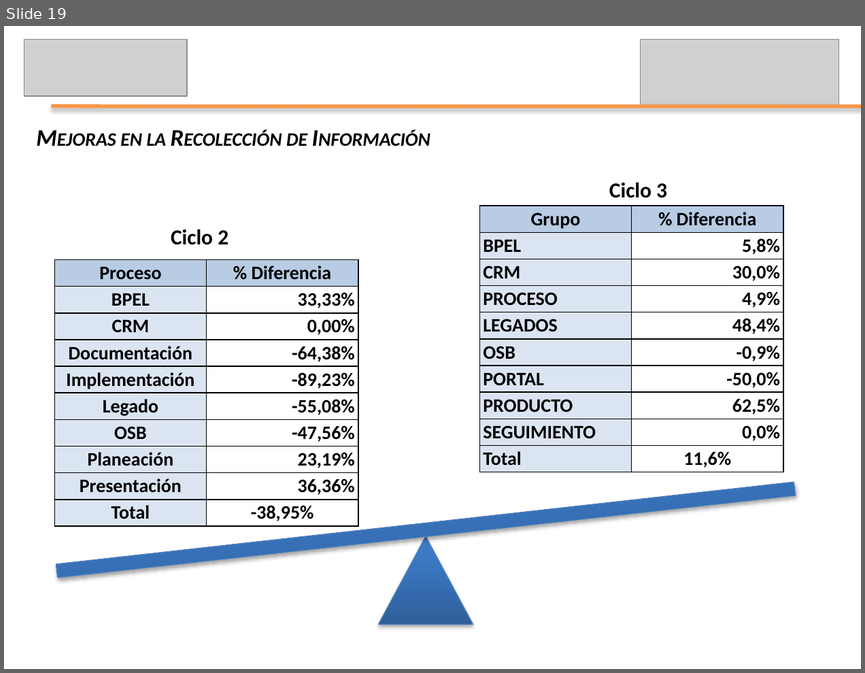
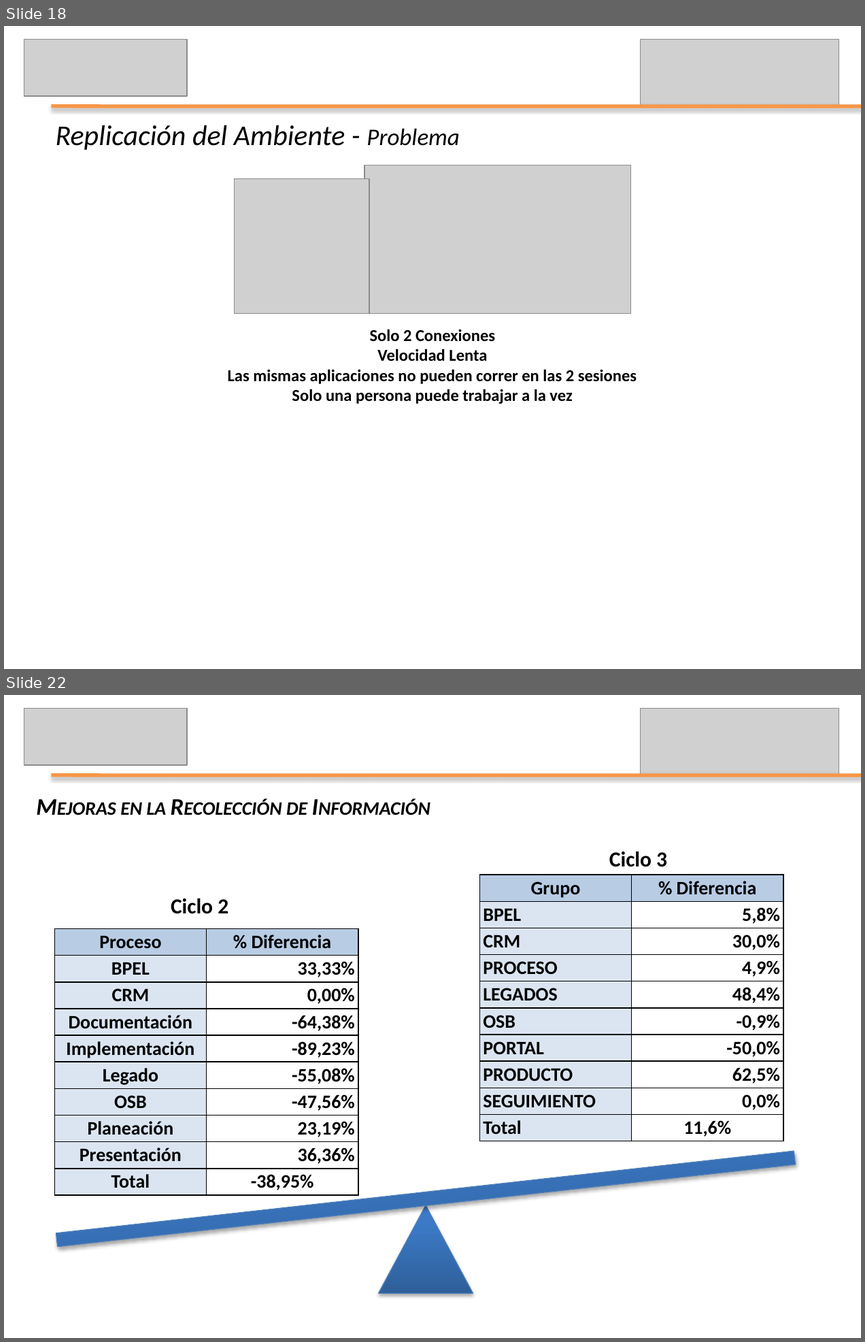
Before and after one commit to leseroth/ingenium-managment, a slide deck: CSOF5104 Mejoramiento de Procesos de SW/PresentacionFinal/1130PresentacionFinal.pptx. Shown one above the other, each under a label of ours: slide 19 before the commit, slides 18 and 22 after it; the slides between them are not shown. The pictures are 865x673 and 865x1342 pixels, drawn with LibreOffice and Linux fonts; fonts in the diff are those of the drawing; grey boxes stand for pictures. Boxes give left, top, right and bottom in pixels: in the first picture for what was removed or moved away, otherwise in the second. Text is boxed around its words. In the diff, an @@ line names an element or a change of style, - is before the commit and + after.

```diff
--- a/CSOF5104 Mejoramiento de Procesos de SW/PresentacionFinal/1130PresentacionFinal.pptx
+++ b/CSOF5104 Mejoramiento de Procesos de SW/PresentacionFinal/1130PresentacionFinal.pptx
@@ slide 18 added at (x1=4, y1=26, x2=861, y2=669), background #FFFFFF @@
@@ picture added at (x1=24, y1=40, x2=186, y2=96) @@
@@ picture added at (x1=640, y1=40, x2=838, y2=106) @@
@@ line added from (51, 106) to (861, 106), #F79646 3 pt @@
@@ text added at (x1=56, y1=125, x2=459, y2=150), 24 pt, text #000000, italic @@
+Replicación del Ambiente - Problema
@@ picture added at (x1=364, y1=165, x2=630, y2=313) @@
@@ picture added at (x1=235, y1=178, x2=369, y2=313) @@
@@ text added at (x1=228, y1=329, x2=636, y2=403), 14 pt, text #000000, bold @@
+Solo 2 Conexiones
+Velocidad Lenta
+Las mismas aplicaciones no pueden correr en las 2 sesiones
+Solo una persona puede trabajar a la vez
@@ what was slide 19 is now slide 22 @@
```
Also in this commit, not shown: 6 slides changed, 2 other slides added.
